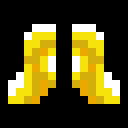
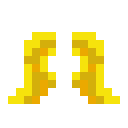
Layers edited between the first and the second 128px x 128px image:
hid "ezgif.com-gif-maker(3)" over (0, 0, 128, 128)
hid "Background" over (0, 0, 128, 128)
